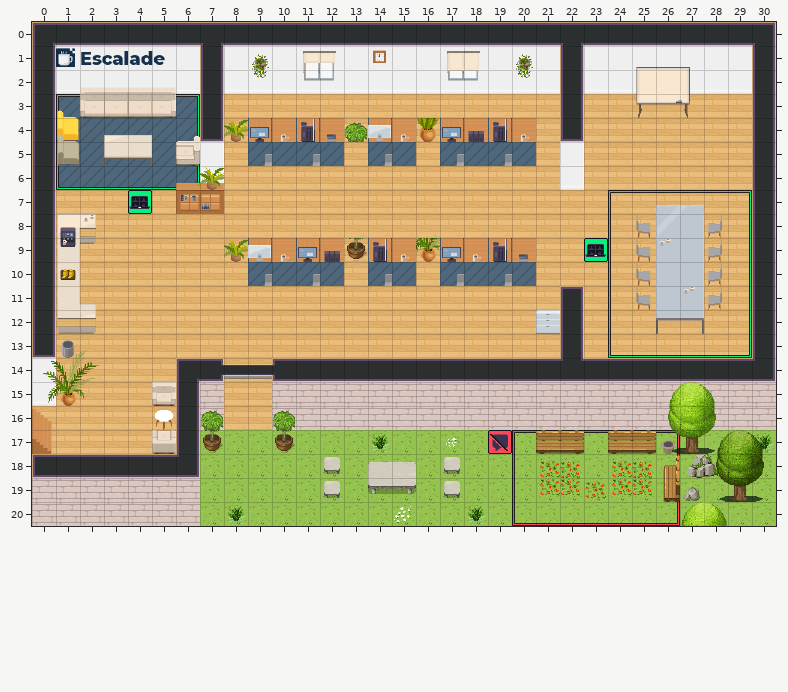
Two versions of a level (Tiled map (JSON), office.tmj). This is how it looked before the edit.
Cells are 32x32 px. Shown: x 0..30, y 0..20.
The result:
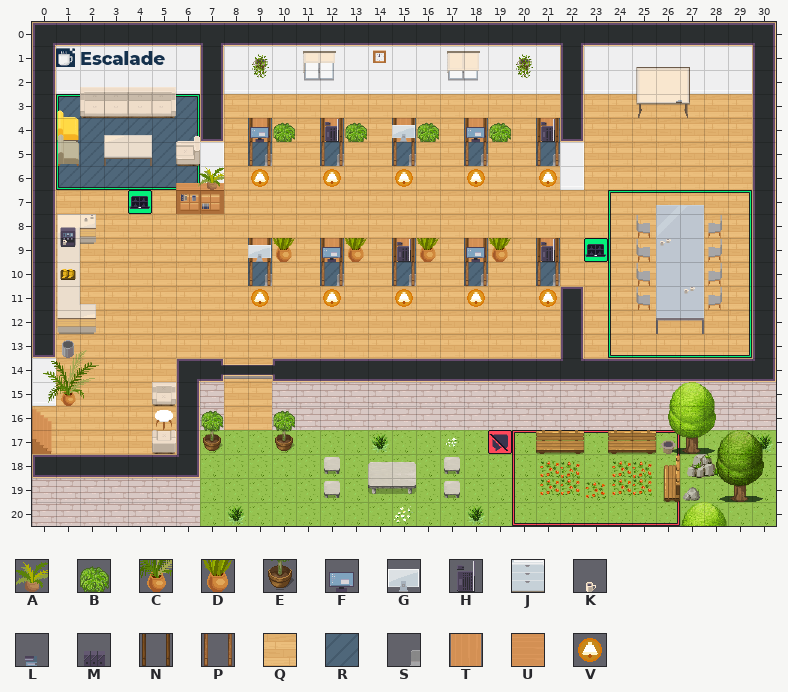
Key: from "WA_Decoration": A 67, B 78, C 85, D 87, E 90; from "WA_Miscellaneous": F 1, G 10, H 25, J 37, K 59, L 63, M 66; from "WA_Other_Furniture": N 139, P 151; from "WA_Room_Builder": Q 350, R 360; from "WA_Seats": S 121; from "WA_Tables": T 12, U 13; from "WA_User_Interface": V 8.
_ is an empty cell, # one hidden under a higher layer, . an unchanged one.
From old to new:
--- layer "floor/floor1"
@@ x 10..21 @@
- 4 #R..R..R.R#Q
- 5 RR..R..R.RRQ
+ 4 QQ..Q..Q.QQR
+ 5 QQ..Q..Q.QQR
@@ x 10..21 @@
- 9 #R..R..R.R#Q
-10 RR..R..R.RRQ
+ 9 QQ..Q..Q.QQR
+10 QQ..Q..Q.QQR
--- layer "floor/floor2"
@@ x 9..21 @@
- 6 _.._.._.._.._
+ 6 V..V..V..V..V
@@ x 9..21 @@
-11 _.._.._.._.._
+11 V..V..V..V..V
--- layer "furniture/furniture1"
@@ x 9..21 @@
- 4 _.._.._.._.._
- 5 _.._.._.._.._
+ 4 T..T..T..T..T
+ 5 S..S..S..S..S
@@ x 9..21 @@
- 9 _.._.._.._.._
-10 _.._.._.._.._
+ 9 T..T..T..T..T
+10 S..S..S..S..S
--- layer "furniture/furniture2"
@@ x 8..21 @@
- 4 ATUTU.TUDTUTU_
- 5 .S.S_.S_.S_S._
+ 4 _NB_N._NB_NB_N
+ 5 .P._P._P._P_.P
@@ x 8..21 @@
- 9 ATUTUETUCTUTU_
-10 .S.S_.S_.S_S._
+ 9 _ND_ND_ND_ND_N
+10 .P._P._P._P_.P
@@ x 21..21 @@
-12 J
+12 _
--- layer "furniture/furniture3"
@@ x 10..21 @@
- 4 KHL.GK.FMHK_
+ 4 __H._G._F__H
@@ x 10..21 @@
- 9 KFM.HK.FKHL_
+ 9 __F._H._F__H
Where, in picture pixels (left, top, right, bottom), the same in both pictures:
changed: (224, 118, 344, 187)
changed: (368, 118, 560, 187)
changed: (224, 238, 560, 334)
